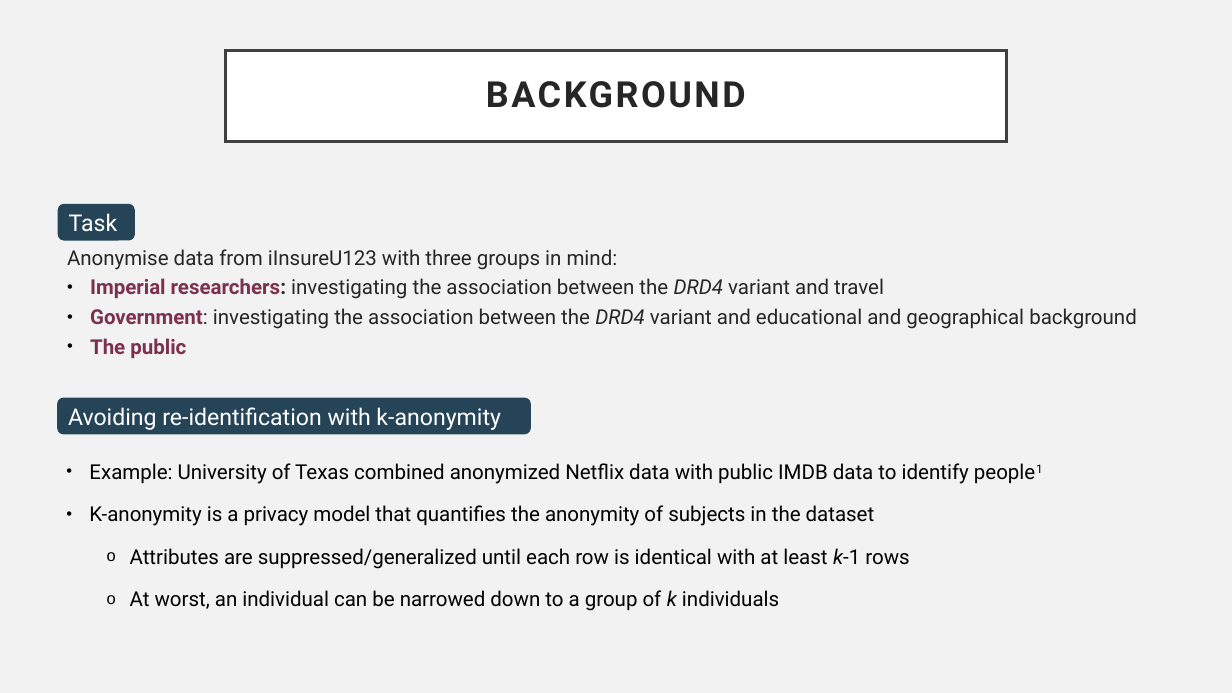
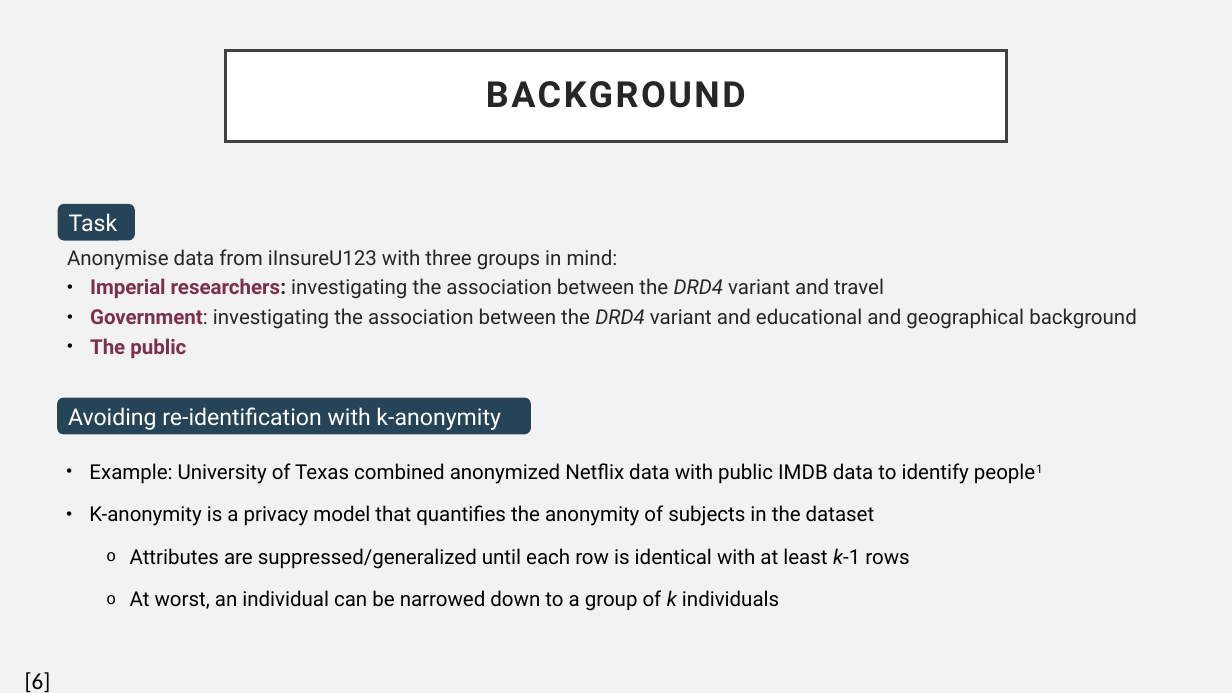
Before and after one commit to rictoo/DataAnonymisation-CDM, a slide deck: slide 2 of Supporting_material/CDM_CW2.pptx. Drawn at 1232x693 pixels with LibreOffice and Linux fonts; fonts in the diff are those of the drawing. Boxes give left, top, right and bottom in pixels: in the first picture for what was removed or moved away, otherwise in the second. Text is boxed around its words. In the diff, an @@ line names an element or a change of style, - is before the commit and + after.

```diff
--- a/Supporting_material/CDM_CW2.pptx
+++ b/Supporting_material/CDM_CW2.pptx
@@ text added at <box>25,672,51,692</box>, 18 pt, text #000000 @@
+[6]
```
Also in this commit, not shown: 5 other slides changed.
